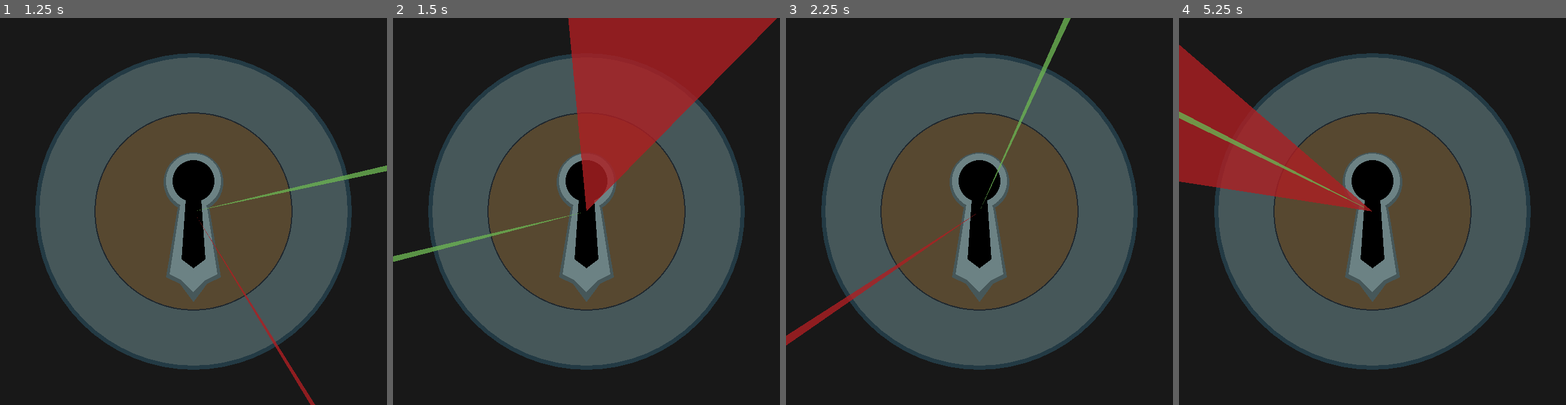
Above: before the commit, frames 1-4 (left to right).
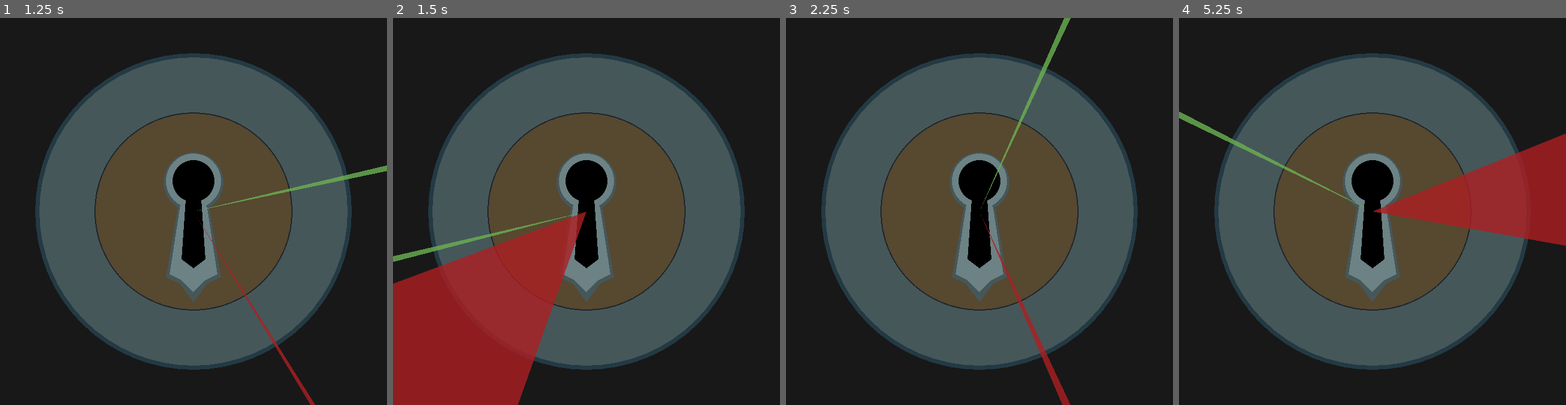
Above: after the commit, the same moments.

Repository: stefanhacks/sky_lock
Game: Godot game, scene res://scenes/tests/test_lock_secret_generation.tscn
Same seed, same stepped clock (60 frames per second), same inputs: the game is played once before the commit and once after it. This scene is started directly instead of the project's main scene.
Inputs (mouse positions are in pixels of both pictures, inside the frame that each line leads up to):
- Up to frame 1 (1.25 s): tap Enter at 0.5 s; move the mouse to (278, 192) at 0.52 s; click (278, 192) at 0.6 s
- Up to frame 2 (1.5 s): tap Space at 1.25 s; move the mouse to (509, 230) at 1.27 s; click (509, 230) at 1.35 s
- Up to frame 3 (2.25 s): tap Enter at 2 s; move the mouse to (1018, 126) at 2.02 s; click (1018, 126) at 2.1 s
- Up to frame 4 (5.25 s): tap Space at 2.75, 4.25 s; move the mouse to (1353, 288) at 2.77 s; click (1353, 288) at 2.85 s; tap Enter at 3.5 s; move the mouse to (1488, 269) at 3.52 s; click (1488, 269) at 3.6 s; move the mouse to (1256, 153) at 4.27 s; click (1256, 153) at 4.35 s; move the mouse to (1391, 211) at 5.02 s; click (1391, 211) at 5.1 s

Frame 1 is identical in both runs. In frame 2, 29% of the frame differs, in the area x 0-100%, y 0-100%; in frame 3, 1.2%; in frame 4, 16%.

Commit message:
Lock constructor improvements.

Diff:
--- a/scenes/tests/test_lock_secret_generation.gd
+++ b/scenes/tests/test_lock_secret_generation.gd
@@ -11,6 +11,6 @@
 
 
 func _generate() -> void:
-	secret = SecretGenerator.generate_lock_secret(randi_range(1, 5))
+	secret = LockSecret.from_difficulty(randi_range(1, 5))
 	line_to_secret.width = secret.width
 	line_to_secret.to_angle = secret.angle
--- /dev/null
+++ b/scripts/difficulty.gd
@@ -0,0 +1,9 @@
+class_name Difficulty
+
+enum {
+	VERY_HARD = 1,
+	HARD = 2,
+	NORMAL = 3,
+	EASY = 4,
+	VERY_EASY = 5,
+}
--- a/scripts/lock_secret.gd
+++ b/scripts/lock_secret.gd
@@ -3,6 +3,15 @@
 var angle
 var width
 
+
 func _init(target_angle: float, ray_width: int) -> void:
 	angle = target_angle
 	width = ray_width
+
+
+static func from_difficulty(difficulty = Difficulty.NORMAL) -> LockSecret:
+	var random_angle = TAU * randf()
+	var width_exponent = 2
+	var secret = LockSecret.new(random_angle, pow(difficulty, width_exponent) * 2)
+
+	return secret
--- a/scripts/secret_generator.gd
+++ /dev/null
@@ -1,16 +0,0 @@
-class_name SecretGenerator
-
-enum Difficulty {
-	VERY_HARD = 1,
-	HARD = 2,
-	NORMAL = 3,
-	EASY = 4,
-	VERY_EASY = 5,
-}
-
-static func generate_lock_secret(difficulty: Difficulty = Difficulty.NORMAL) -> LockSecret:
-	var random_angle = TAU * randf()
-	var width_exponent = 2
-	var secret = LockSecret.new(random_angle, pow(difficulty, width_exponent) * 2)
-
-	return secret
